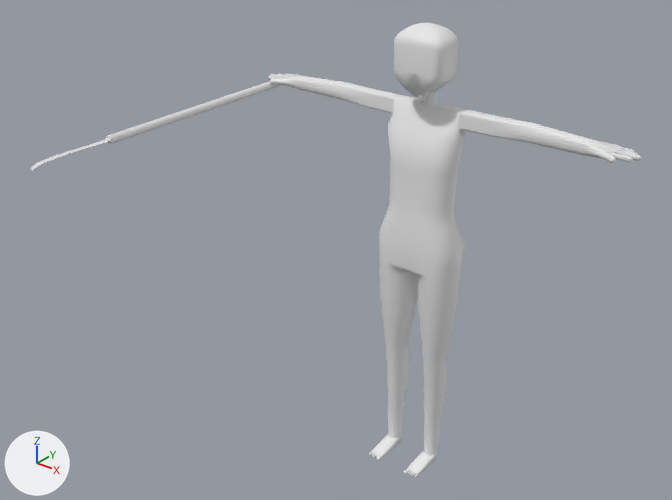
The FBX model ActionGame/Resources/Model/Enemy/WeakEnemy/WeakEnemy.fbx: old version first, new version second.
The view is the same before and after, from a camera (50 mm lens) standing at (11.7, -18.11, 16.87) and looking at (-0.47, -2.9, 7.43). The lights are fixed; the arrows at lower left show +X, +Y and +Z. Where no turn or scale is listed for an object, it has been applied to the vertices.

Objects in the first picture: 'Body.001'.
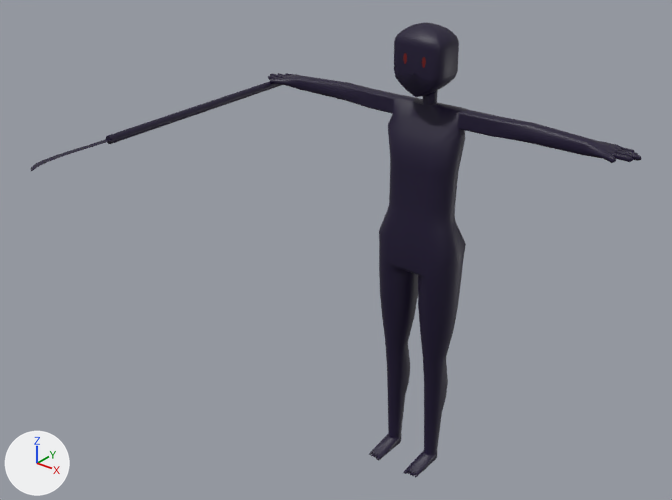
Changed parts and their boxes [x1, y1, x2, y2] in the pictures (672 x 500 px):
'Body.001', recoloured (grey to purple)
    both: [31, 23, 641, 478]

The edits, one by one:
Picture 'WeakEnemy.png' (img_weakenemy_png) is new.
Material 'マテリアル' (mat_マテリアル) is new.
Its texture is img_weakenemy_png (with its transparency).
me_円柱_001 has 4087 vertices, 8162 faces and spans x -5.29..5.26, y -7.99..0.73, z -7.37..4.82.
me_円柱_001 now uses material mat_マテリアル (picture img_weakenemy_png).
